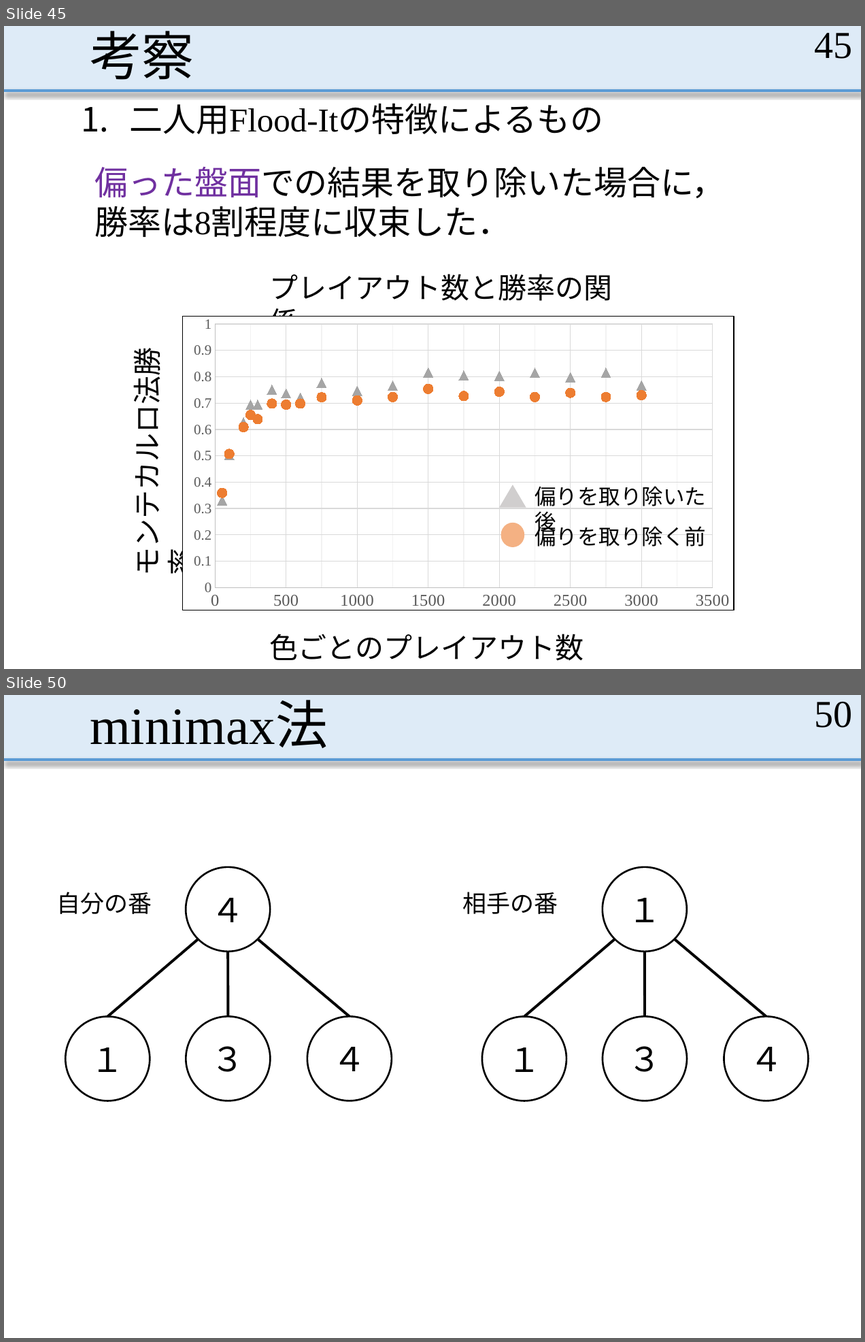
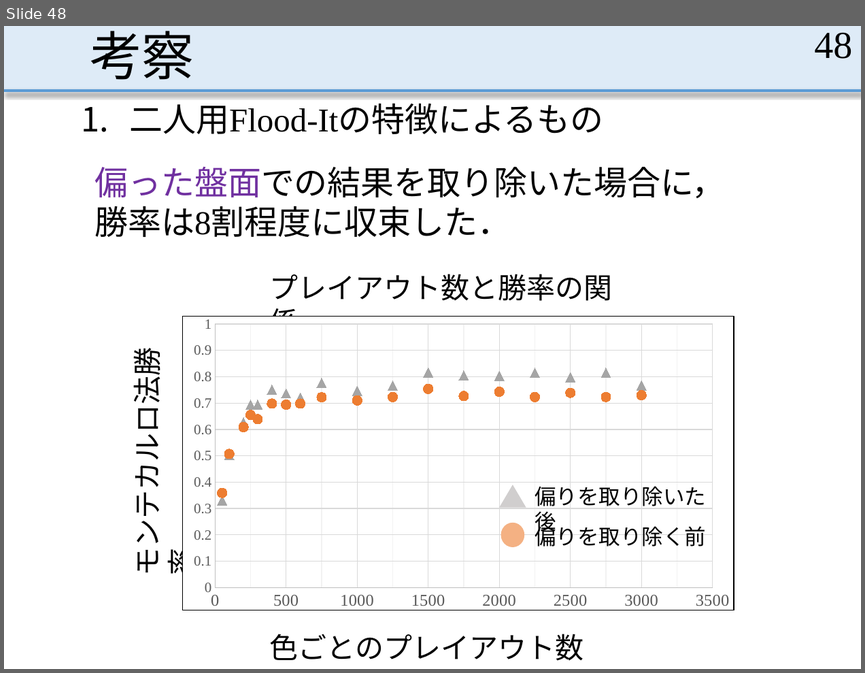
Before and after one commit to MasayaOda/SR, a slide deck: 190702oda.pptx. Shown one above the other, each under a label of ours: slides 45 and 50 before the commit, slide 48 after it; the slides between them are not shown. The pictures are 865x1342 and 865x673 pixels, drawn with LibreOffice and Linux fonts; fonts in the diff are those of the drawing. Boxes give left, top, right and bottom in pixels: in the first picture for what was removed or moved away, otherwise in the second. Text is boxed around its words. In the diff, an @@ line names an element or a change of style, - is before the commit and + after.

```diff
--- a/190702oda.pptx
+++ b/190702oda.pptx
@@ slide 50 removed at (x1=4, y1=695, x2=861, y2=1338), background #FFFFFF; not listed: 2 template elements that a slide beside it also shows @@
@@ title removed at (x1=90, y1=703, x2=328, y2=748) @@
-minimax法
@@ page number removed at (x1=814, y1=701, x2=852, y2=728) @@
-50
@@ ellipse removed at (x1=186, y1=867, x2=270, y2=951) @@
-４
@@ ellipse removed at (x1=602, y1=867, x2=686, y2=951) @@
-１
@@ text removed at (x1=56, y1=892, x2=152, y2=914) @@
-自分の番
@@ text removed at (x1=462, y1=892, x2=558, y2=914) @@
-相手の番
@@ line removed from (107, 1016) to (198, 939) @@
@@ line removed from (349, 1016) to (258, 939) @@
@@ line removed from (524, 1016) to (615, 939) @@
@@ line removed from (766, 1016) to (674, 939) @@
@@ line removed from (228, 1016) to (228, 951) @@
@@ line removed from (645, 1016) to (645, 951) @@
@@ ellipse removed at (x1=66, y1=1016, x2=150, y2=1100) @@
-１
@@ ellipse removed at (x1=186, y1=1016, x2=270, y2=1100) @@
-３
@@ ellipse removed at (x1=307, y1=1016, x2=392, y2=1100) @@
-４
@@ ellipse removed at (x1=482, y1=1016, x2=566, y2=1100) @@
-１
@@ ellipse removed at (x1=602, y1=1016, x2=686, y2=1100) @@
-３
@@ ellipse removed at (x1=723, y1=1016, x2=808, y2=1100) @@
-４
@@ what was slide 45 is now slide 48 @@
@@ page number at (x1=814, y1=32, x2=852, y2=59): text changed @@
-45
+48
```
Also in this commit, not shown: 4 slides changed, 3 slides added, 42 other slides removed.
